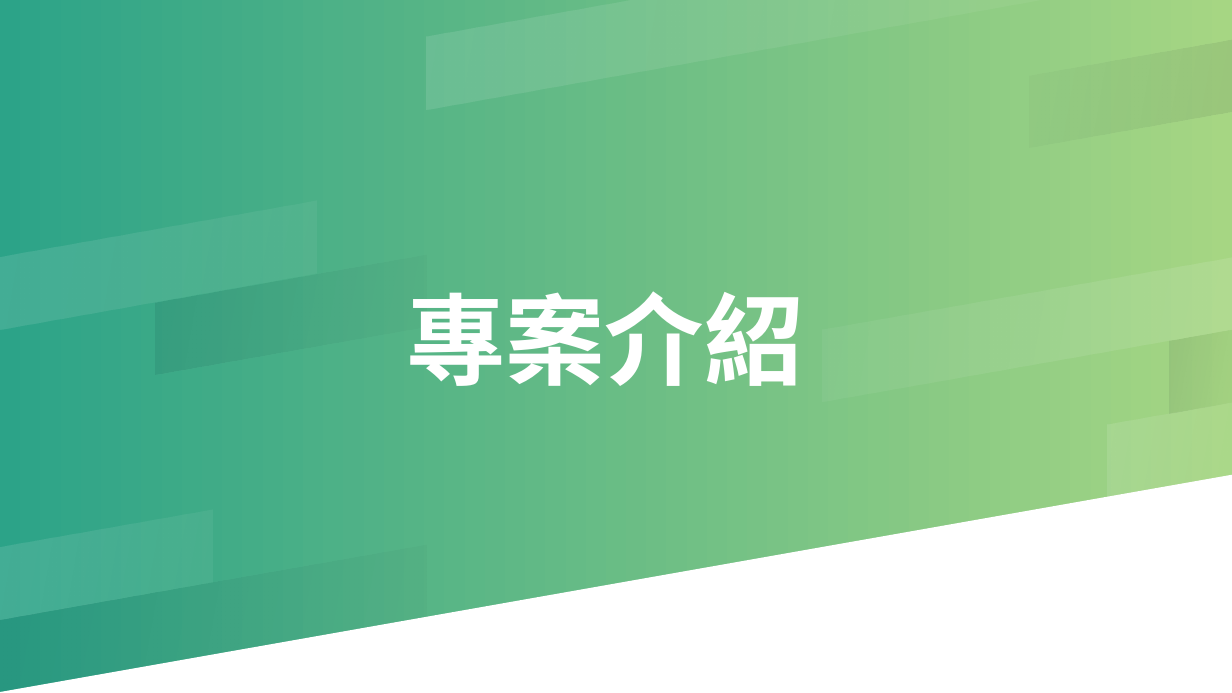
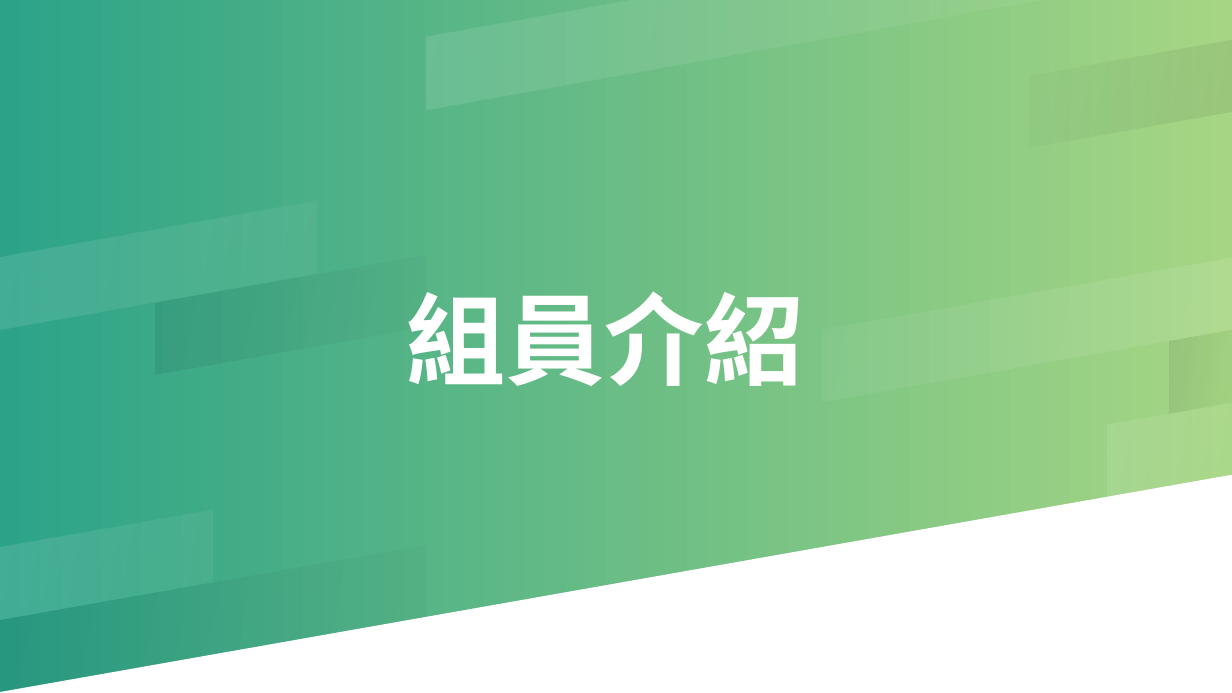
Before and after one commit to ChloeMia/web_FinalProject, a slide deck: slide 2 of 新增 Microsoft PowerPoint 簡報.pptx (slide 4 before the commit). Drawn at 1232x693 pixels with LibreOffice and Linux fonts; fonts in the diff are those of the drawing. Boxes give left, top, right and bottom in pixels: in the first picture for what was removed or moved away, otherwise in the second. Text is boxed around its words. In the diff, an @@ line names an element or a change of style, - is before the commit and + after.

```diff
--- a/新增 Microsoft PowerPoint 簡報.pptx
+++ b/新增 Microsoft PowerPoint 簡報.pptx
@@ text at (406, 291, 803, 386): text changed @@
-專案介紹
+組員介紹
```
Also in this commit, not shown: 1 other slide changed, 2 slides added.
